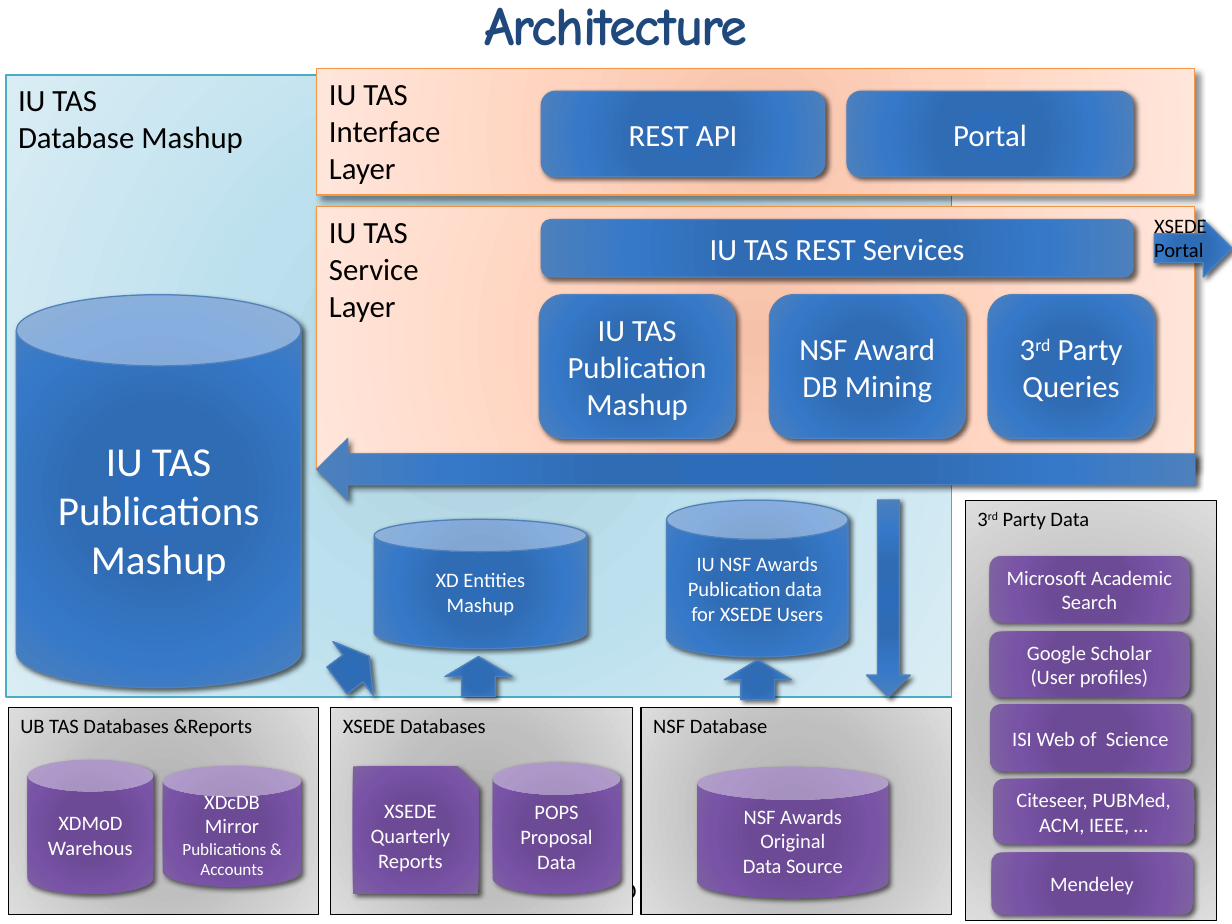
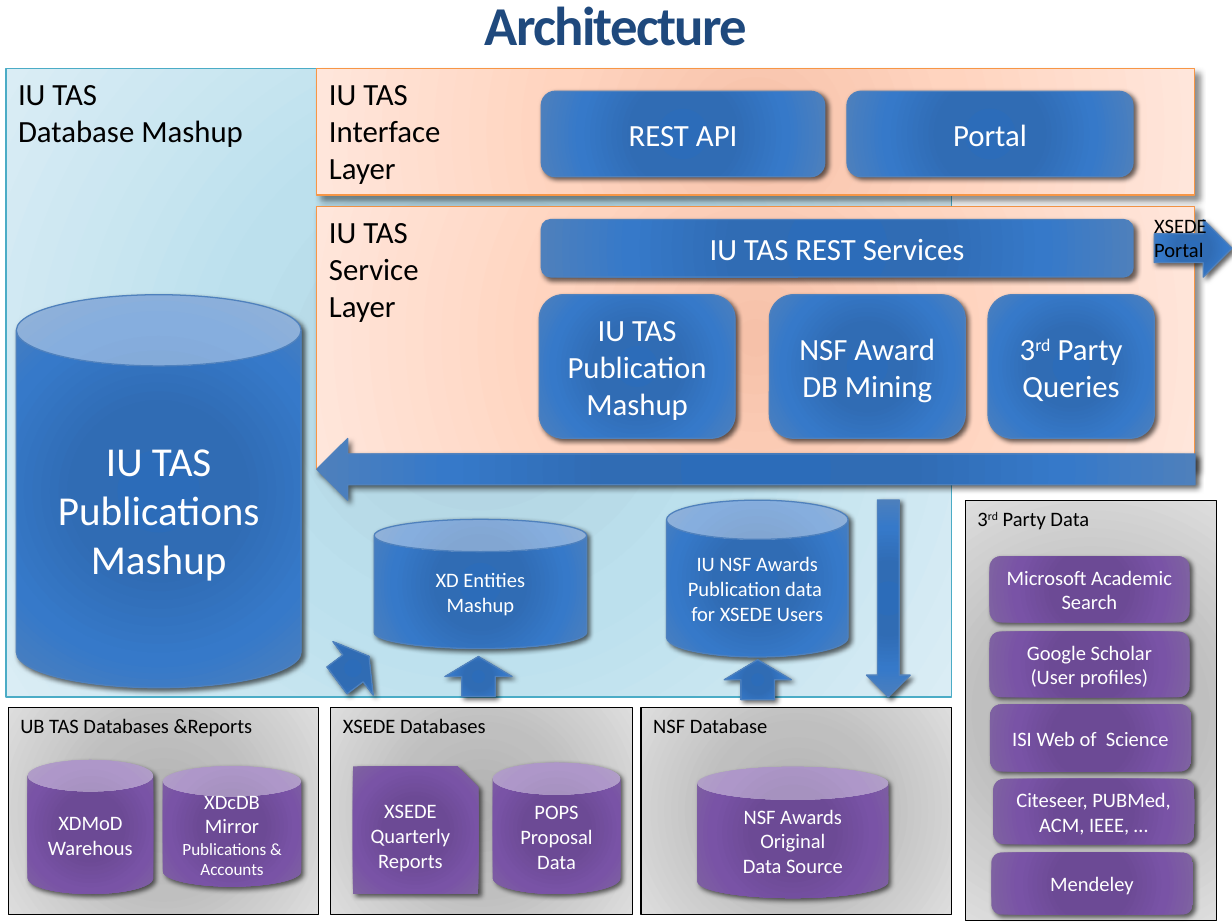
Before and after one commit to cyberaide/paper-tas-2, a slide deck: slide 8 of images/ppt/TAS Scientific-Impact-Oct-2014-2.0-v3.pptx. Drawn at 1232x924 pixels with LibreOffice and Linux fonts; fonts in the diff are those of the drawing; background and template pictures are left out. Boxes give left, top, right and bottom in pixels: in the first picture for what was removed or moved away, otherwise in the second. Text is boxed around its words. In the diff, an @@ line names an element or a change of style, - is before the commit and + after.

```diff
--- a/images/ppt/TAS Scientific-Impact-Oct-2014-2.0-v3.pptx
+++ b/images/ppt/TAS Scientific-Impact-Oct-2014-2.0-v3.pptx
@@ title "Architecture" at (485, 6, 748, 46): font Comic Neue to Calibri @@
@@ rectangle "IU TAS": place and size @@
-rectangle "IU TAS" at (6, 75, 951, 697)
+rectangle "IU TAS" at (6, 69, 951, 697)
@@ text removed at (387, 879, 790, 906) @@
-TECHNOLOGY AUDIT SERVICE
```
Also in this commit, not shown: 36 other slides changed, 2 other files.
